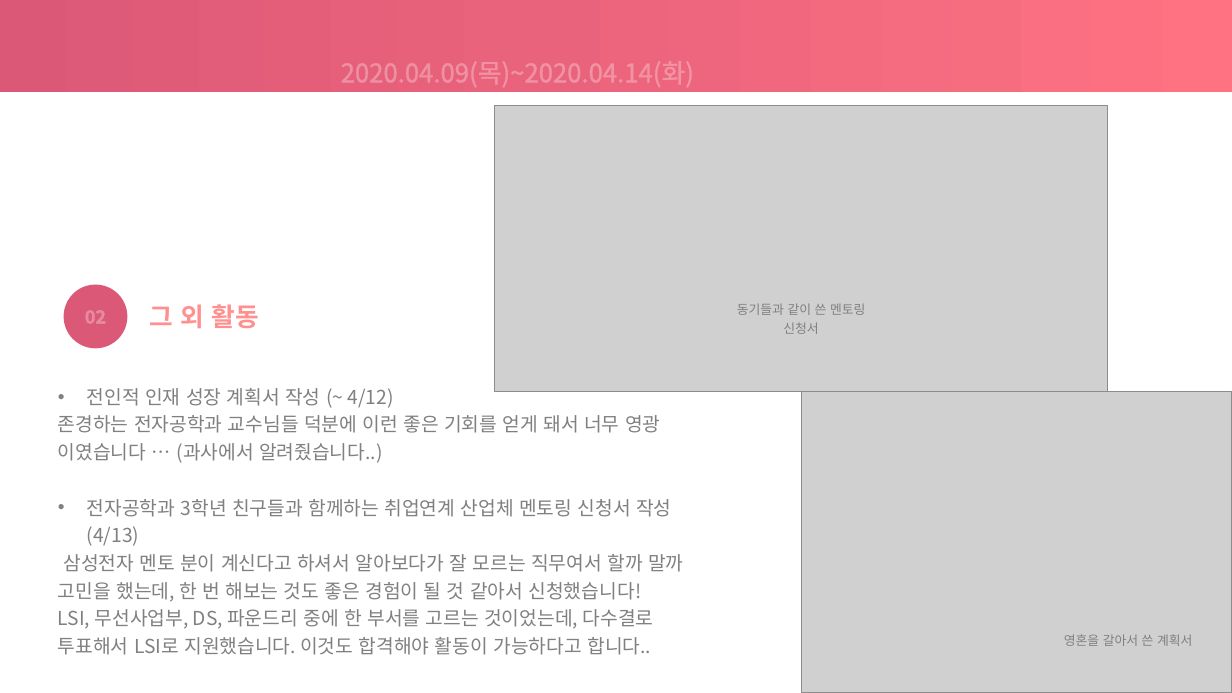
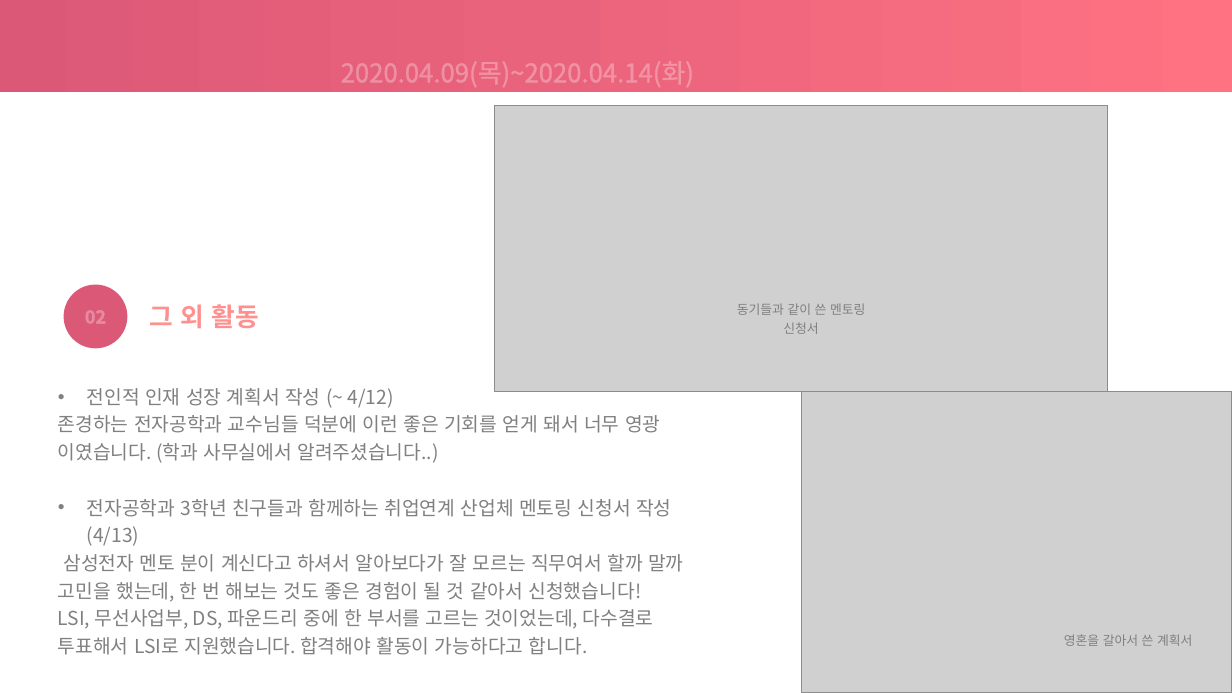
Before and after one commit to choeunyoung0208/silverzerowaterkite, a slide deck: slide 3 of 200416/20.04.16.pptx. Drawn at 1232x693 pixels with LibreOffice and Linux fonts; fonts in the diff are those of the drawing; grey boxes stand for pictures. Boxes give left, top, right and bottom in pixels: in the first picture for what was removed or moved away, otherwise in the second. Text is boxed around its words. In the diff, an @@ line names an element or a change of style, - is before the commit and + after.

```diff
--- a/200416/20.04.16.pptx
+++ b/200416/20.04.16.pptx
@@ text at (58, 415, 660, 463): text changed @@
-존경하는 전자공학과 교수님들 덕분에 이런 좋은 기회를 얻게 돼서 너무 영광 이였습니다 … (과사에서 알려줬습니다..)
+존경하는 전자공학과 교수님들 덕분에 이런 좋은 기회를 얻게 돼서 너무 영광 이였습니다. (학과 사무실에서 알려주셨습니다..)
@@ text at (58, 609, 654, 655): text changed @@
-LSI, 무선사업부, DS, 파운드리 중에 한 부서를 고르는 것이었는데, 다수결로 투표해서 LSI로 지원했습니다. 이것도 합격해야 활동이 가능하다고 합니다..
+LSI, 무선사업부, DS, 파운드리 중에 한 부서를 고르는 것이었는데, 다수결로 투표해서 LSI로 지원했습니다. 합격해야 활동이 가능하다고 합니다.
```
Also in this commit, not shown: 5 other slides changed.
